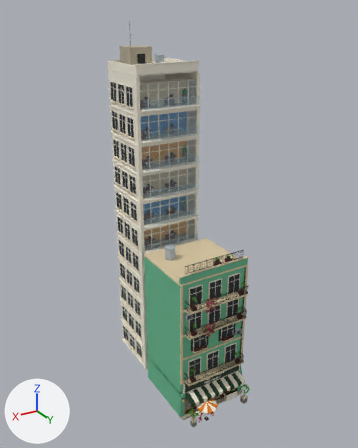
A saved change to the FBX model Assets/PhoViet/Art/Streets/PV_StreetShop01.fbx.
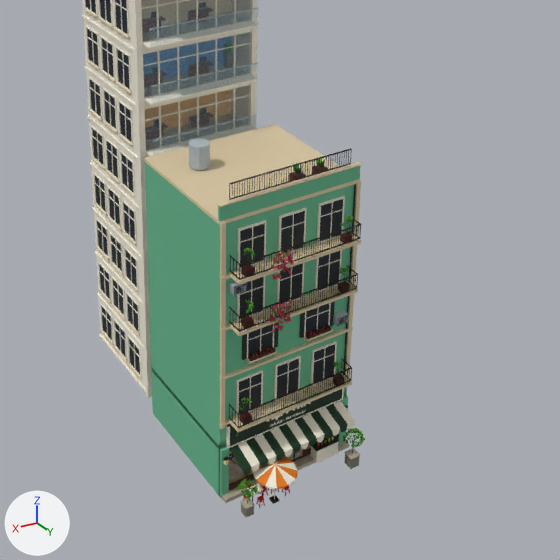
Each version is shown whole from a 50 mm lens placed at (26.3, 40.5, 41.9), pointed at (0.3, -2.9, 20.3), then close up on the part from 21% to 96% of the width and 40% to 100% of the height. The lights are fixed; the arrows at lower left show +X, +Y and +Z. The older version's two pictures come first. Objects named as collision shapes, trigger or cutter boxes, shadow casters or lower levels of detail are left out. Where no turn or scale is listed for an object, it has been applied to the vertices. Vertices at exactly the same position are counted once.

The older version as bpy lines, for what is in view:
```python
me_pv_streetshop01_lod0 = bpy.data.meshes.new('PV_StreetShop01_LOD0')
me_pv_streetshop01_lod0.from_pydata(...)  # 25227 vertices, 19082 faces; spans x -4.2..4.2, y -12.5..6.8, z 0.0..41.0
# faces by material slot: [19057, 25]
me_pv_streetshop01_lod0.materials.append(mat_pv_streetatlas)  # picture img_pv_streetpalette_png
me_pv_streetshop01_lod0.materials.append(mat_pv_streetglass)  # cyan #99c4d6
ob_pv_streetshop01_lod0 = bpy.data.objects.new('PV_StreetShop01_LOD0', me_pv_streetshop01_lod0)
ob_pv_streetshop01_lod0.location = (0.0, 0.0, 0.0)
```
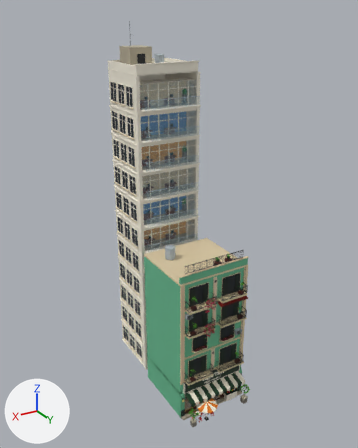
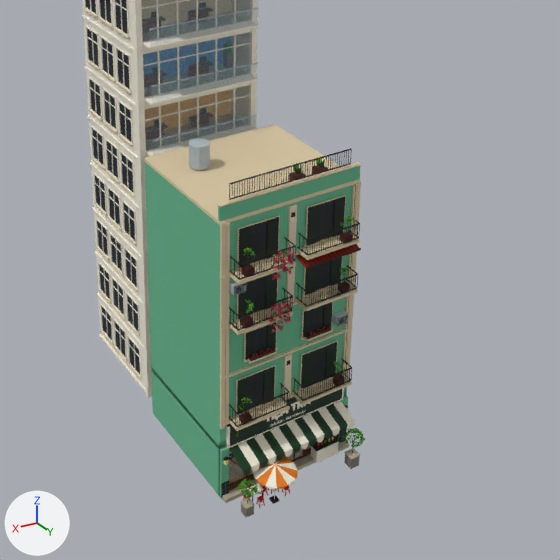
What differs and where, as boxes (x1, y1, x2, y2) in the close-ups (560 x 560 px):
part 1 of me_pv_streetshop01_lod0, added: after (221, 481, 229, 499)
part 2 of me_pv_streetshop01_lod0, added: after (339, 430, 347, 443)
part 3 of me_pv_streetshop01_lod0, added: after (237, 377, 249, 415)
part 4 of me_pv_streetshop01_lod0, deleted: before (233, 199, 357, 418)
part 5 of me_pv_streetshop01_lod0, built on: before (228, 196, 361, 432); after (222, 184, 361, 494)

What the commit changed:
me_pv_streetshop01_lod0 is used by ob_pv_streetshop01_lod0; location (0.0, 0.0, 0.0).
me_pv_streetshop01_lod0 had 25227 vertices, 19082 faces and spanned x -4.2..4.2, y -12.5..6.8, z 0.0..41.0.
me_pv_streetshop01_lod0 now has 26347 vertices, 19484 faces and spans x -4.2..4.2, y -12.5..6.8, z 0.0..41.0.
me_pv_streetshop01_lod0 part 1: a new loose piece, a box spanning x 3.72..4.18, y 4.058..4.102, z 0.04..1.08, in mat_pv_streetatlas (picture img_pv_streetpalette_png).
me_pv_streetshop01_lod0 part 2: a new loose piece, a box spanning x -4.18..-3.72, y 4.058..4.102, z 0.04..1.08, in mat_pv_streetatlas (picture img_pv_streetpalette_png).
me_pv_streetshop01_lod0 part 3: a new loose piece, a box spanning x 2.519..3.18, y 3.998..4.058, z 5.25..7.41, in mat_pv_streetatlas (picture img_pv_streetpalette_png).
me_pv_streetshop01_lod0 part 4: 54 loose pieces with 388 vertices, spanning x -3.7..3.7, y 3.9..4.9, z 5.0..16.3, are deleted.
me_pv_streetshop01_lod0 part 5: 644 vertices moved from x -3.7..3.7, y 4.0..4.9, z 5.2..15.0 to x -3.7..3.7, y 4.1..4.9, z 5.2..15.0; 260 vertices removed from x -3.7..3.7, y 3.9..4.9, z 4.9..16.4; 1732 vertices added at x -4.2..4.2, y 3.8..4.9, z 0.0..16.9.
Other edits to the shape of me_pv_streetshop01_lod0 do not show in these pictures.
